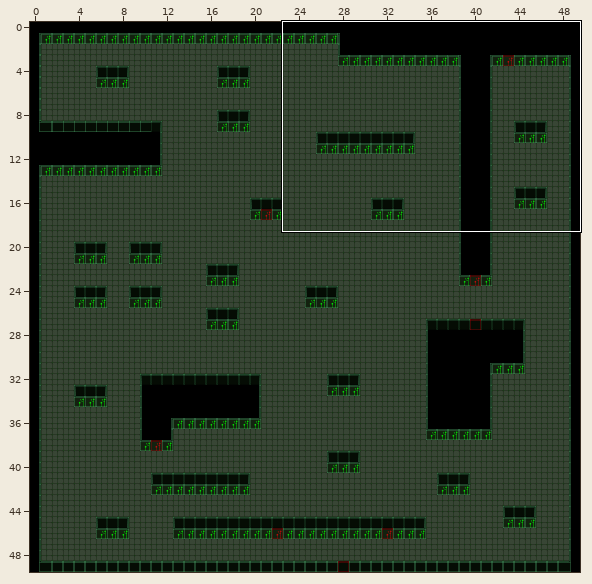
Tiled map -- resources/levels/1.tmx. The first picture is a wide view before the edit; the outline marks the close-up.
Close-up. Before the commit:
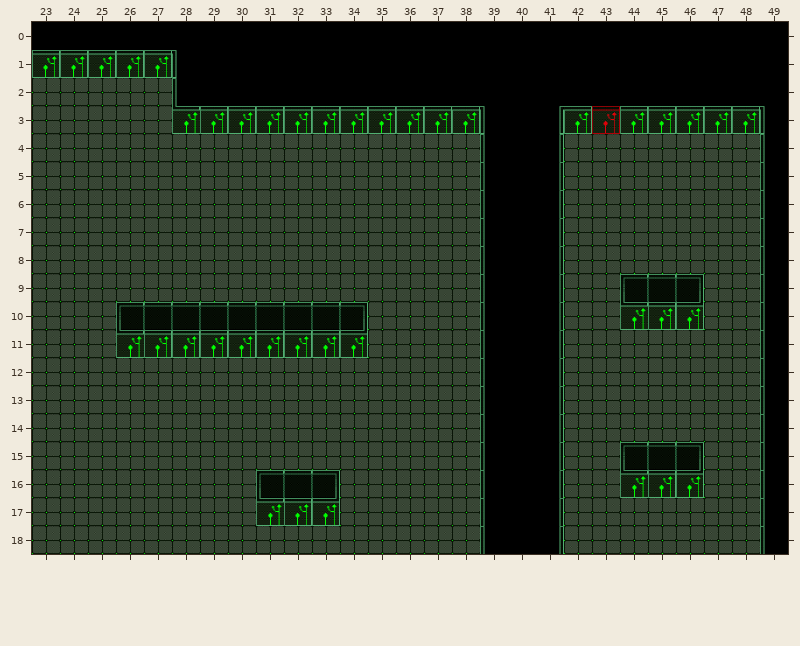
Cells are 64x64 px. Shown: x 23..49, y 0..18. The commit also changed other parts of the map, which this record leaves out.
New version:
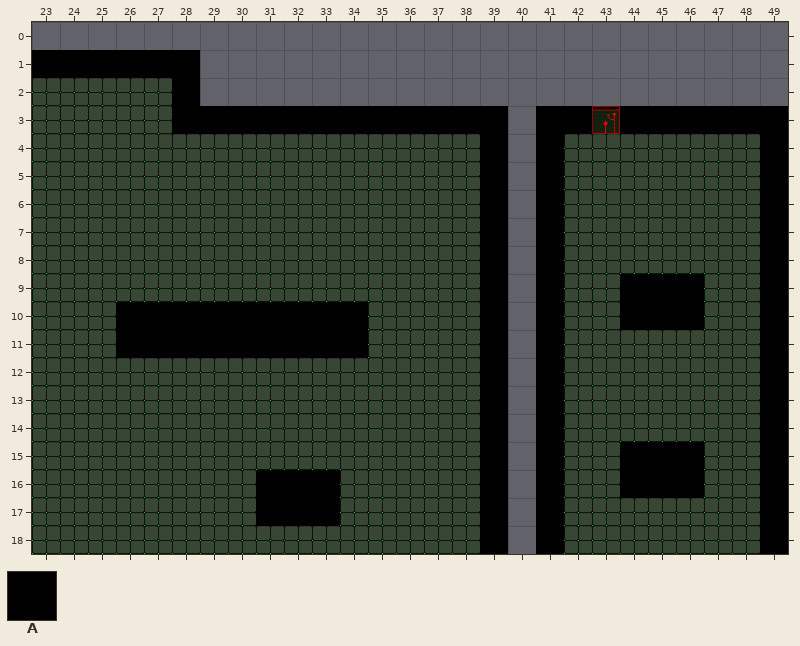
Key: from "tile-green": A 23.
_ is an empty cell.
Tiles of an added or newly shown layer are drawn over the layers below it.
Changes in this commit:
Layer "images":
The author cleared tile A in row 0 at x 23 to 49; in rows 1 to 2 at x 29 to 49; in rows 3 to 18 at x 40.
Layer "collisions" (now shown):
There is now tile A in row 1 at x 23 to 28; in row 2 at x 28; in row 3 at x 28 to 39, 41 to 42 and 44 to 49; in rows 4 to 8 at x 39, 41 and 49; in row 9 at x 39, 41, 44 to 46 and 49; in row 10 at x 26 to 34, 39, 41, 44 to 46 and 49.
There is now tile A in row 11 at x 26 to 34, 39, 41 and 49; in rows 12 to 14 at x 39, 41 and 49; in row 15 at x 39, 41, 44 to 46 and 49; in row 16 at x 31 to 33, 39, 41, 44 to 46 and 49; in row 17 at x 31 to 33, 39, 41 and 49; in row 18 at x 39, 41 and 49.
Pixel boxes of the changes (left, top, right, bottom) in both close-ups:
changed: (32, 22, 788, 554)
